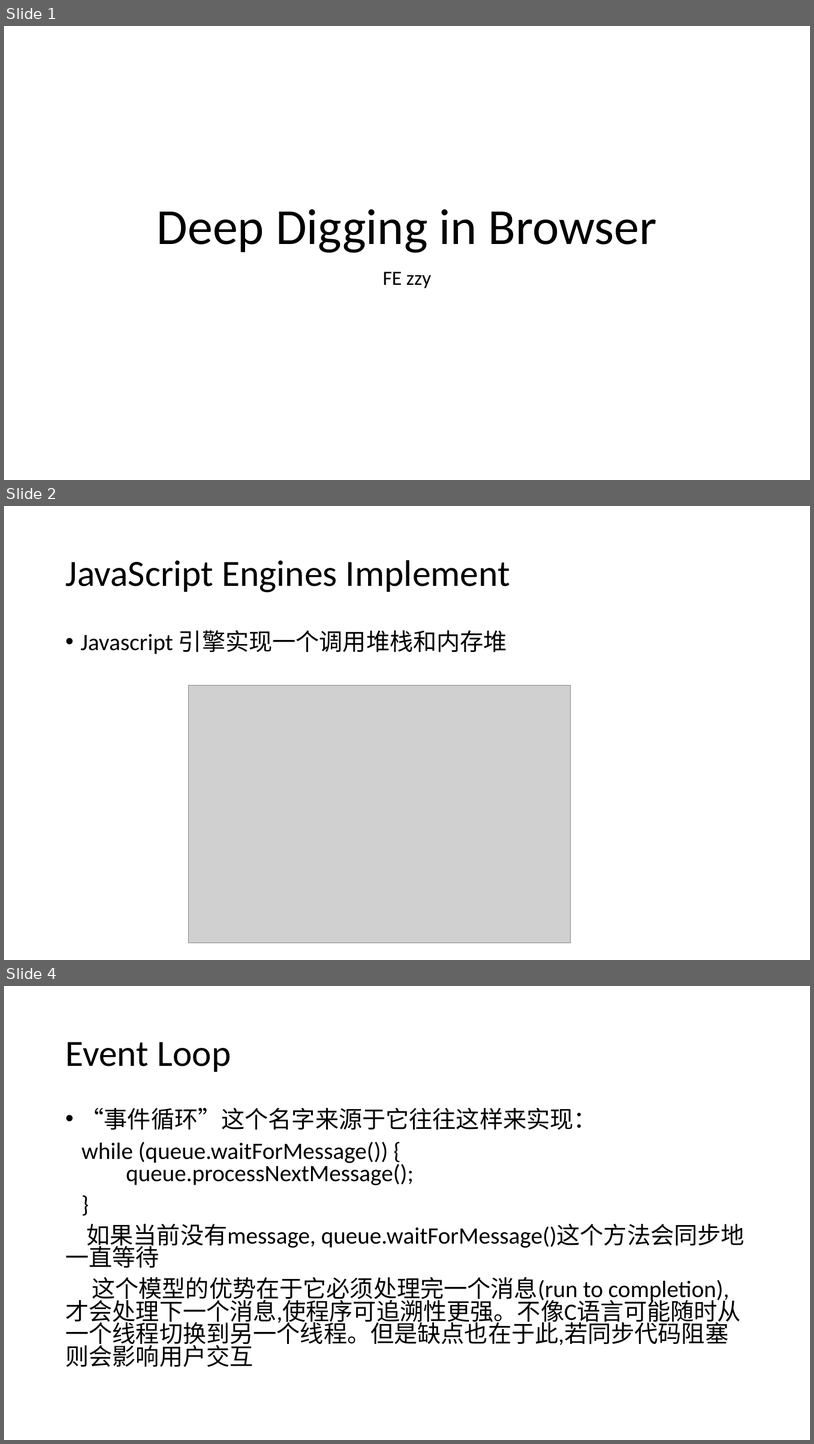
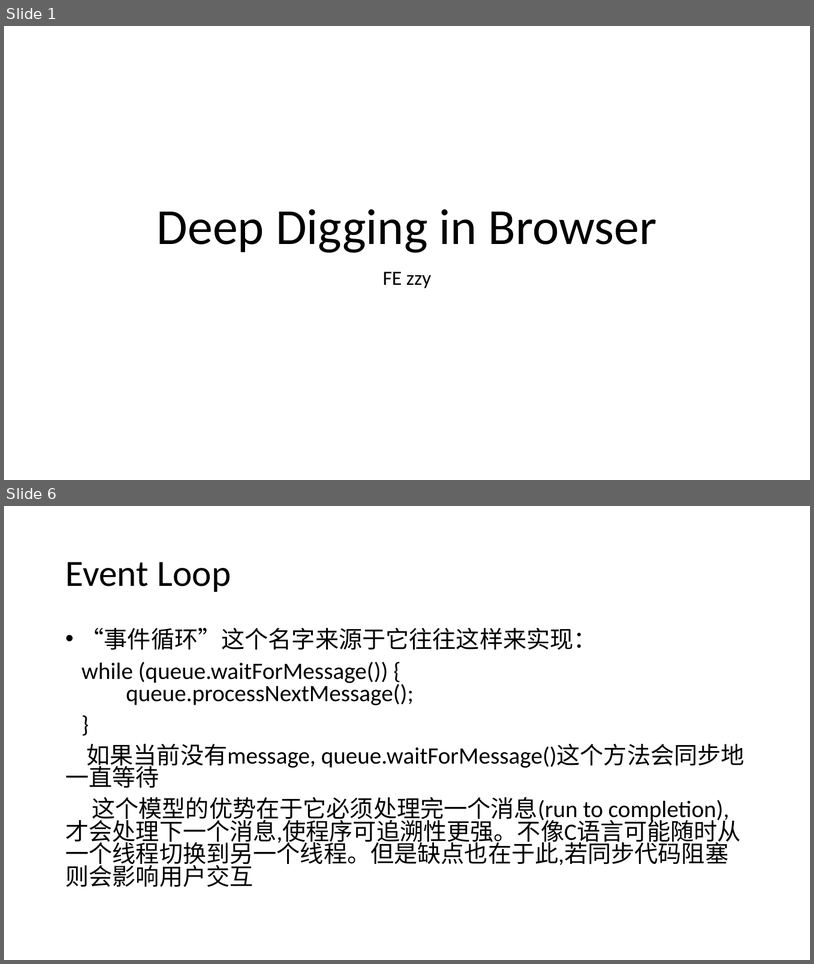
Before and after one commit to WHITE-ILMARE/Technique-Share, a slide deck: Deep Digging in Browser.pptx. Shown one above the other, each under a label of ours: slides 1, 2 and 4 before the commit, slides 1 and 6 after it; the slides between them are not shown. The pictures are 814x1444 and 814x964 pixels, drawn with LibreOffice and Linux fonts; fonts in the diff are those of the drawing; grey boxes stand for pictures. Boxes give left, top, right and bottom in pixels: in the first picture for what was removed or moved away, otherwise in the second. Text is boxed around its words. In the diff, an @@ line names an element or a change of style, - is before the commit and + after.

```diff
--- a/Deep Digging in Browser.pptx
+++ b/Deep Digging in Browser.pptx
@@ slide 2 removed at (4, 506, 810, 960), background #FFFFFF @@
@@ title removed at (65, 560, 510, 592) @@
-JavaScript Engines Implement
@@ text removed at (81, 630, 507, 654) @@
-• Javascript 引擎实现一个调用堆栈和内存堆
@@ picture removed at (189, 685, 572, 943) @@
@@ what was slide 4 is now slide 6 @@
```
Also in this commit, not shown: 1 slide changed, 10 slides added, 5 other slides removed, 1 other file.
